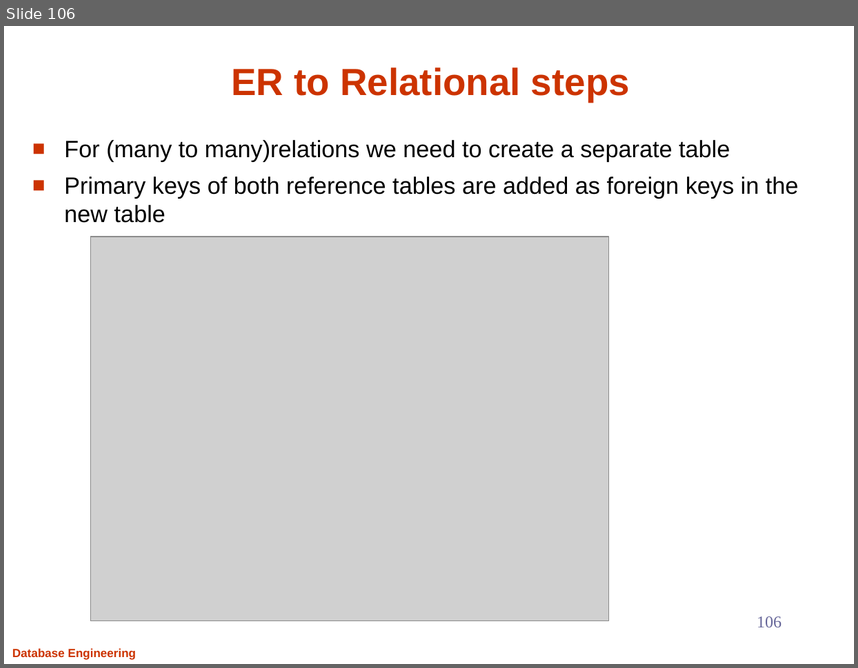
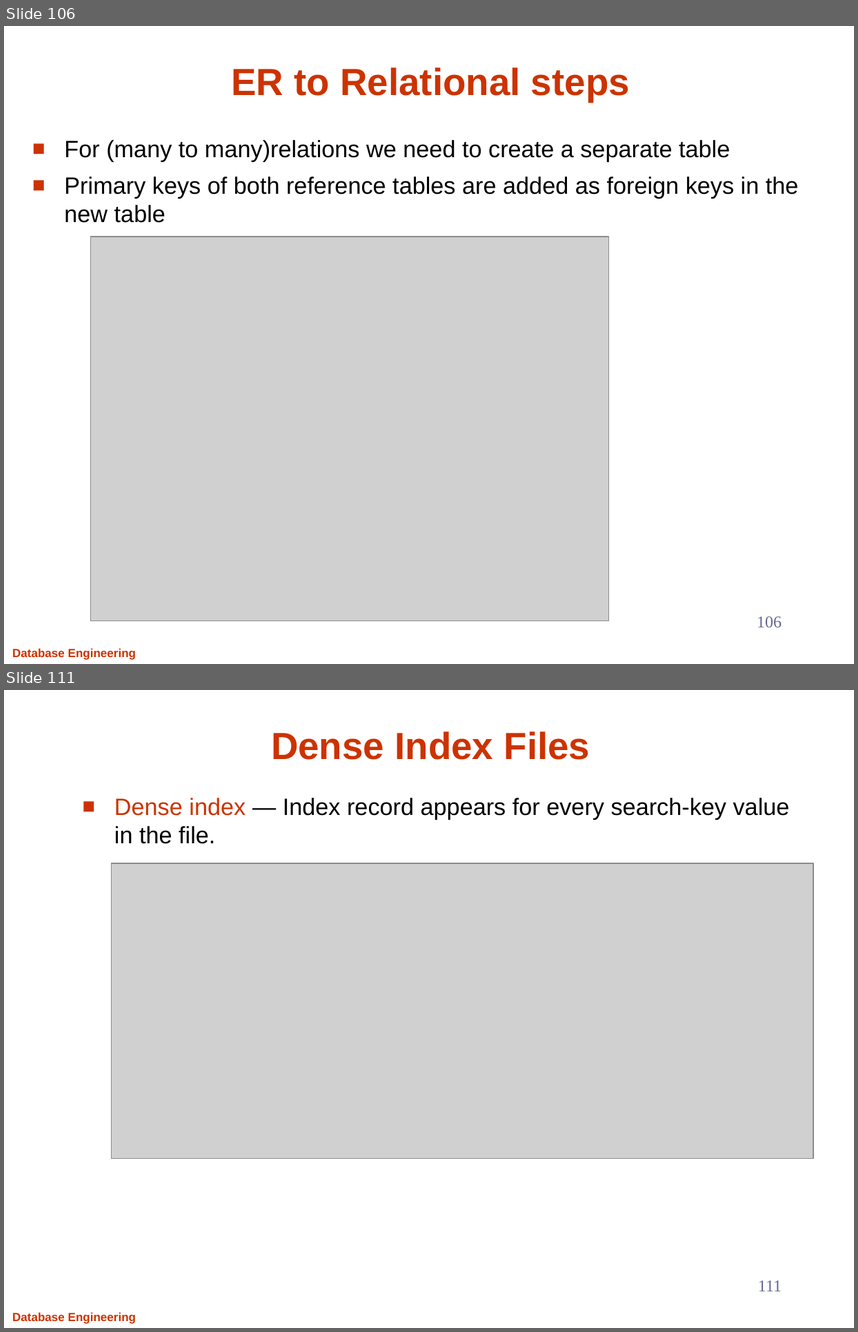
Before and after one commit to Aashishsharma/Learnings, a slide deck: RDBMS/DB.pptx. Shown one above the other, each under a label of ours: slide 106 before the commit, slides 106 and 111 after it; the slides between them are not shown. The pictures are 858x668 and 858x1332 pixels, drawn with LibreOffice and Linux fonts; fonts in the diff are those of the drawing; grey boxes stand for pictures. Boxes give left, top, right and bottom in pixels: in the first picture for what was removed or moved away, otherwise in the second. Text is boxed around its words. In the diff, an @@ line names an element or a change of style, - is before the commit and + after.

```diff
--- a/RDBMS/DB.pptx
+++ b/RDBMS/DB.pptx
@@ slide 111 added at (x1=4, y1=690, x2=854, y2=1328), background #FFFFFF; not listed: 1 template element that a slide beside it also shows @@
@@ title added at (x1=271, y1=731, x2=590, y2=760), 32 pt, text #CC3300, bold @@
+Dense Index Files
@@ text added at (x1=114, y1=798, x2=790, y2=844), 20 pt, text #000000 @@
+■ Dense index — Index record appears for every search-key value in the file.
@@ picture added at (x1=111, y1=863, x2=813, y2=1159) @@
@@ page number added at (x1=758, y1=1280, x2=782, y2=1291), 14 pt, text #666699 @@
+111
```
Also in this commit, not shown: 43 other slides added.
